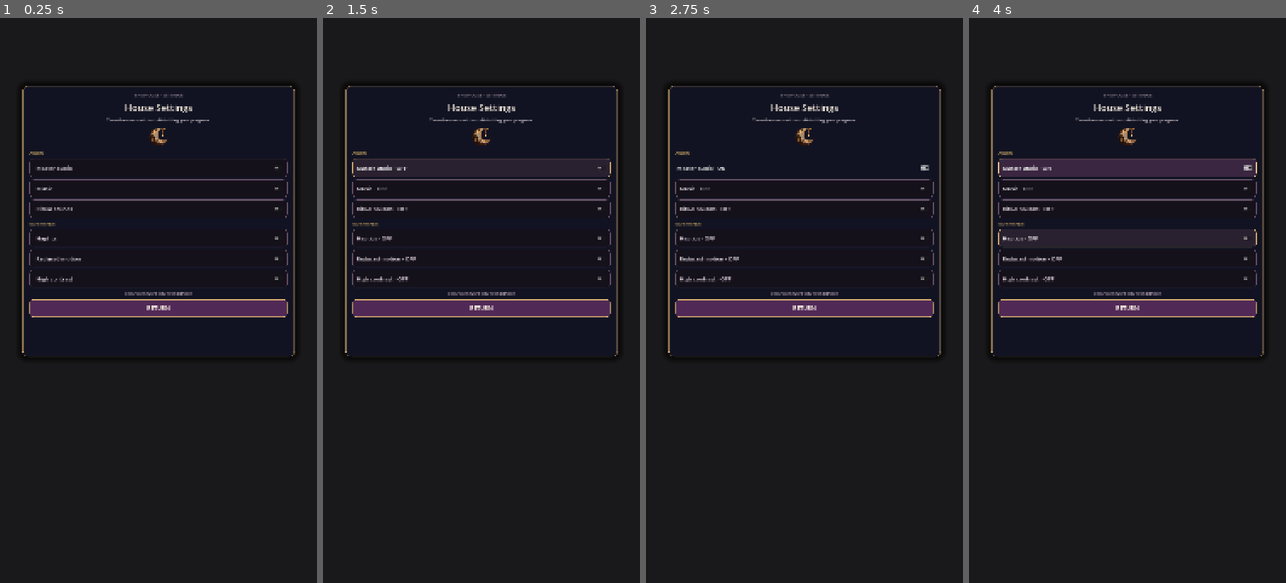
Above: before the commit, frames 1-4 (left to right).
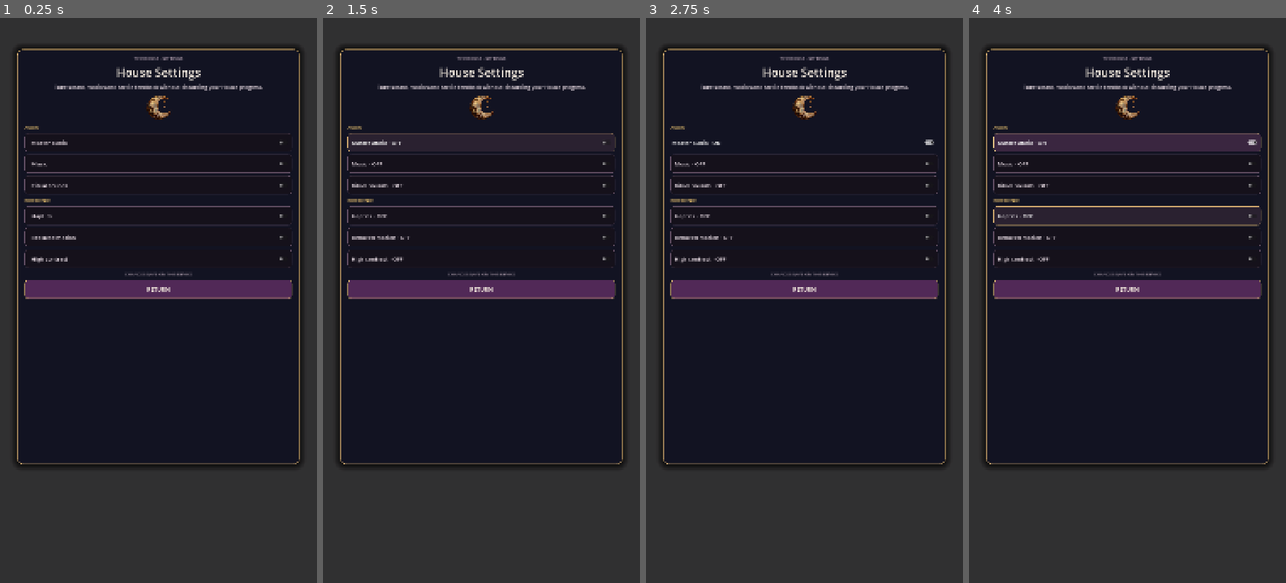
Above: after the commit, the same moments.

Repository: Jay-prodesign/akilta-match3
Game: Godot game, scene res://src/ui/settings/settings_panel.tscn
Two runs of this game, one before a commit and one after it. Both use one fixed random seed, a clock stepped at 60 frames per second and the inputs below. This scene is started directly instead of the project's main scene.
Inputs:
- Up to frame 1 (0.25 s): no input
- Up to frame 2 (1.5 s): click "Master audio" at 0.5 s; click "Master audio · ON" at 1.25 s
- Up to frame 3 (2.75 s): click "Master audio · OFF" at 2 s
- Up to frame 4 (4 s): click "Haptics · OFF" at 2.75 s; click "Haptics · ON" at 3.5 s

The runs differ from the first frame. In frame 1, 11% of the frame differs, in the area x 5-95%, y 5-79%; in frame 2, 11%; in frame 3, 11%; in frame 4, 16%.

Commit message:
Compose Settings as standalone House destination

Diff:
--- a/src/ui/settings/settings_panel.tscn
+++ b/src/ui/settings/settings_panel.tscn
@@ -192,6 +192,27 @@
 close_pressed_style = SubResource("ClosePressed")
 close_high_style = SubResource("CloseHigh")
 
+[node name="WorldArt" type="TextureRect" parent="."]
+layout_mode = 1
+anchors_preset = 15
+anchor_right = 1.0
+anchor_bottom = 1.0
+grow_horizontal = 2
+grow_vertical = 2
+mouse_filter = 2
+expand_mode = 1
+stretch_mode = 6
+
+[node name="WorldShade" type="ColorRect" parent="."]
+layout_mode = 1
+anchors_preset = 15
+anchor_right = 1.0
+anchor_bottom = 1.0
+grow_horizontal = 2
+grow_vertical = 2
+mouse_filter = 2
+color = Color(0.018, 0.012, 0.026, 0.26)
+
 [node name="Dim" type="ColorRect" parent="."]
 layout_mode = 1
 anchors_preset = 15
@@ -199,15 +220,15 @@
 anchor_bottom = 1.0
 grow_horizontal = 2
 grow_vertical = 2
-color = Color(0.02, 0.015, 0.025, 0.72)
+color = Color(0.02, 0.015, 0.025, 0.18)
 
 [node name="Card" type="PanelContainer" parent="."]
 layout_mode = 1
 anchors_preset = 15
-anchor_left = 0.07
-anchor_top = 0.12
-anchor_right = 0.93
-anchor_bottom = 0.60
+anchor_left = 0.055
+anchor_top = 0.055
+anchor_right = 0.945
+anchor_bottom = 0.79
 grow_horizontal = 2
 grow_vertical = 2
 theme_override_styles/panel = SubResource("Card")
@@ -227,20 +248,20 @@
 [node name="Title" type="Label" parent="Card/Content"]
 layout_mode = 2
 theme_override_colors/font_color = Color(0.945, 0.91, 0.866, 1)
-theme_override_font_sizes/font_size = 32
+theme_override_font_sizes/font_size = 40
 text = "House Settings"
 horizontal_alignment = 1
 
 [node name="Intro" type="Label" parent="Card/Content"]
 layout_mode = 2
 theme_override_colors/font_color = Color(0.851, 0.804, 0.835, 1)
-theme_override_font_sizes/font_size = 15
-text = "Tune the room without disturbing your progress."
+theme_override_font_sizes/font_size = 18
+text = "Tune sound, motion and tactile feedback without disturbing your House progress."
 horizontal_alignment = 1
 autowrap_mode = 2
 
 [node name="HouseSigil" type="TextureRect" parent="Card/Content"]
-custom_minimum_size = Vector2(0, 72)
+custom_minimum_size = Vector2(0, 96)
 layout_mode = 2
 mouse_filter = 2
 expand_mode = 1
@@ -264,7 +285,7 @@
 text = "  Master audio"
 
 [node name="Music" type="CheckButton" parent="Card/Content"]
-custom_minimum_size = Vector2(0, 60)
+custom_minimum_size = Vector2(0, 64)
 layout_mode = 2
 theme_override_colors/font_color = Color(0.851, 0.804, 0.835, 1)
 theme_override_font_sizes/font_size = 20
@@ -274,7 +295,7 @@
 text = "  Music"
 
 [node name="SFX" type="CheckButton" parent="Card/Content"]
-custom_minimum_size = Vector2(0, 60)
+custom_minimum_size = Vector2(0, 64)
 layout_mode = 2
 theme_override_colors/font_color = Color(0.851, 0.804, 0.835, 1)
 theme_override_font_sizes/font_size = 20
@@ -290,7 +311,7 @@
 text = "EXPERIENCE"
 
 [node name="Haptics" type="CheckButton" parent="Card/Content"]
-custom_minimum_size = Vector2(0, 60)
+custom_minimum_size = Vector2(0, 64)
 layout_mode = 2
 theme_override_colors/font_color = Color(0.851, 0.804, 0.835, 1)
 theme_override_font_sizes/font_size = 20
@@ -300,7 +321,7 @@
 text = "  Haptics"
 
 [node name="Reduced" type="CheckButton" parent="Card/Content"]
-custom_minimum_size = Vector2(0, 60)
+custom_minimum_size = Vector2(0, 64)
 layout_mode = 2
 theme_override_colors/font_color = Color(0.851, 0.804, 0.835, 1)
 theme_override_font_sizes/font_size = 20
@@ -310,7 +331,7 @@
 text = "  Reduced motion"
 
 [node name="Contrast" type="CheckButton" parent="Card/Content"]
-custom_minimum_size = Vector2(0, 60)
+custom_minimum_size = Vector2(0, 64)
 layout_mode = 2
 theme_override_colors/font_color = Color(0.851, 0.804, 0.835, 1)
 theme_override_font_sizes/font_size = 20
@@ -327,7 +348,7 @@
 horizontal_alignment = 1
 
 [node name="Close" type="Button" parent="Card/Content"]
-custom_minimum_size = Vector2(0, 60)
+custom_minimum_size = Vector2(0, 64)
 layout_mode = 2
 theme_override_colors/font_color = Color(0.0627, 0.051, 0.0706, 1)
 theme_override_font_sizes/font_size = 20
